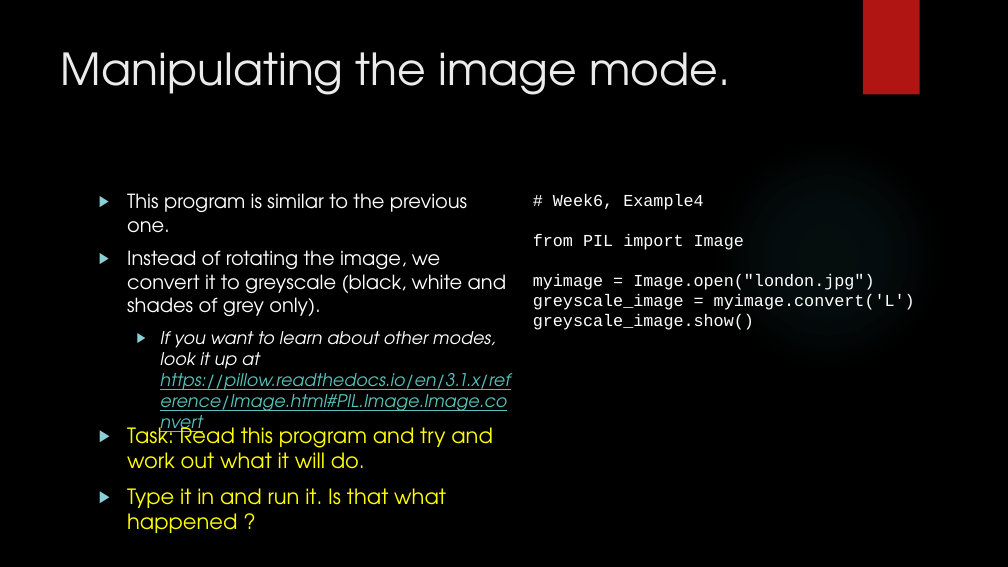
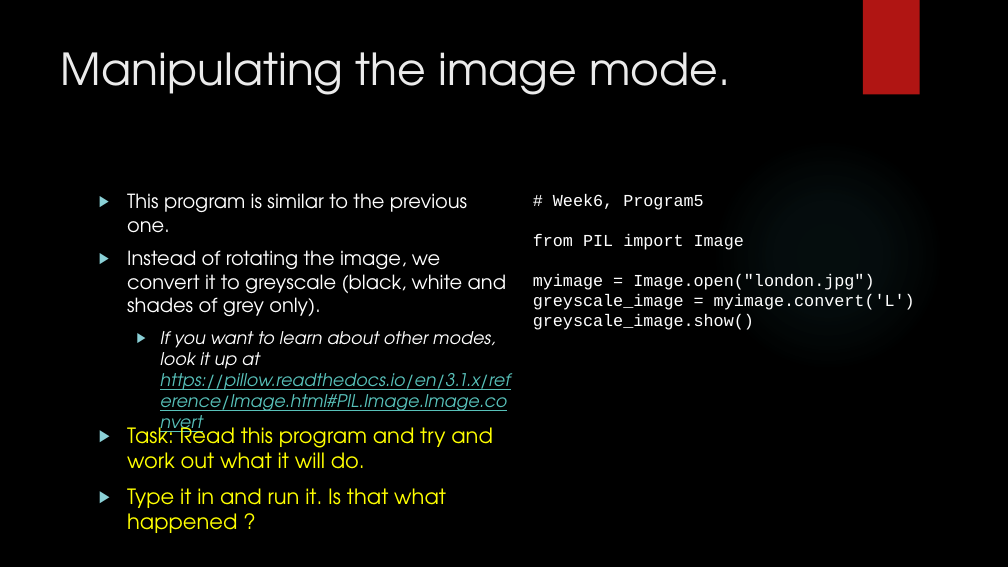
Before and after one commit to davidgroves/DGM_Tutorials, a slide deck: slide 18 of week6/week6.pptx. Drawn at 1008x567 pixels with LibreOffice and Linux fonts; fonts in the diff are those of the drawing; background and template pictures are left out. Boxes give left, top, right and bottom in pixels: in the first picture for what was removed or moved away, otherwise in the second. Text is boxed around its words. In the diff, an @@ line names an element or a change of style, - is before the commit and + after.

```diff
--- a/week6/week6.pptx
+++ b/week6/week6.pptx
@@ text at [553,194,703,210]: text changed @@
-# Week6, Example4
+# Week6, Program5
```
Also in this commit, not shown: 9 other slides changed, 1 other file.
